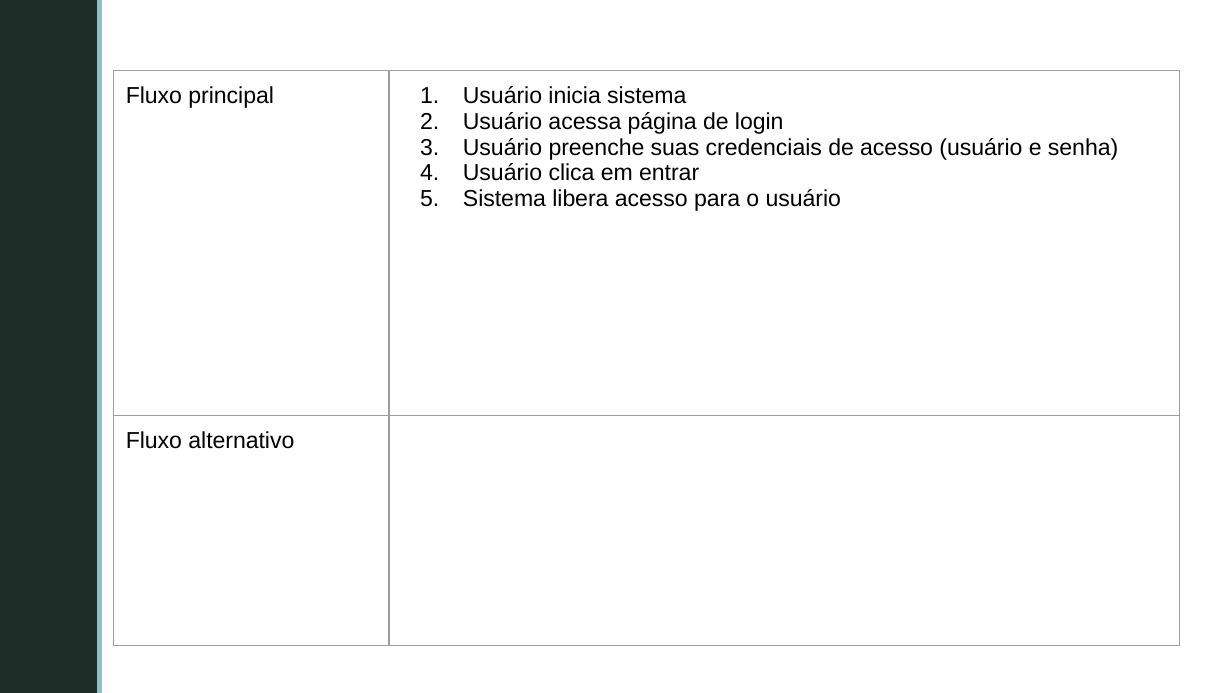
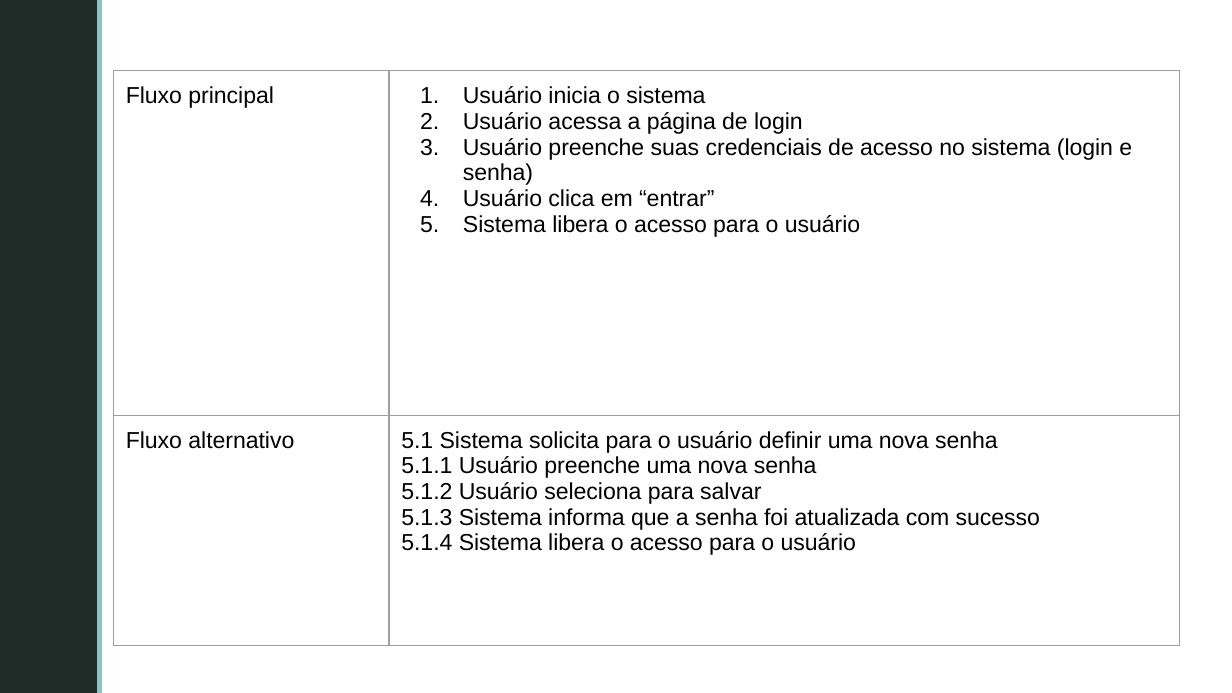
Before and after one commit to GabrielFVieira/PDV_Grupo5_Projeto_Software, a slide deck: slide 6 of documentos/Casos de Uso/CasosDeUso_Requisitos.pptx. Drawn at 1232x693 pixels with LibreOffice and Linux fonts; fonts in the diff are those of the drawing; background and template pictures are left out. Boxes give left, top, right and bottom in pixels: in the first picture for what was removed or moved away, otherwise in the second. Text is boxed around its words. In the diff, an @@ line names an element or a change of style, - is before the commit and + after.

```diff
--- a/documentos/Casos de Uso/CasosDeUso_Requisitos.pptx
+++ b/documentos/Casos de Uso/CasosDeUso_Requisitos.pptx
@@ table at [113,70,1180,559] @@
-row 1, column 2: Usuário inicia sistema / Usuário acessa página de login / Usuário preenche suas credenciais de acesso (usuário e senha) / Usuário clica em entrar / Sistema libera acesso para o usuário
+row 1, column 2: Usuário inicia o sistema / Usuário acessa a página de login / Usuário preenche suas credenciais de acesso no sistema (login e senha) / Usuário clica em “entrar” / Sistema libera o acesso para o usuário
-row 2, column 2: 
+row 2, column 2: 5.1 Sistema solicita para o usuário definir uma nova senha / 5.1.1 Usuário preenche uma nova senha / 5.1.2 Usuário seleciona para salvar / 5.1.3 Sistema informa que a senha foi atualizada com sucesso / 5.1.4 Sistema libera o acesso para o usuário
```
Also in this commit, not shown: 16 other slides changed, 1 slide added, 3 other files.
